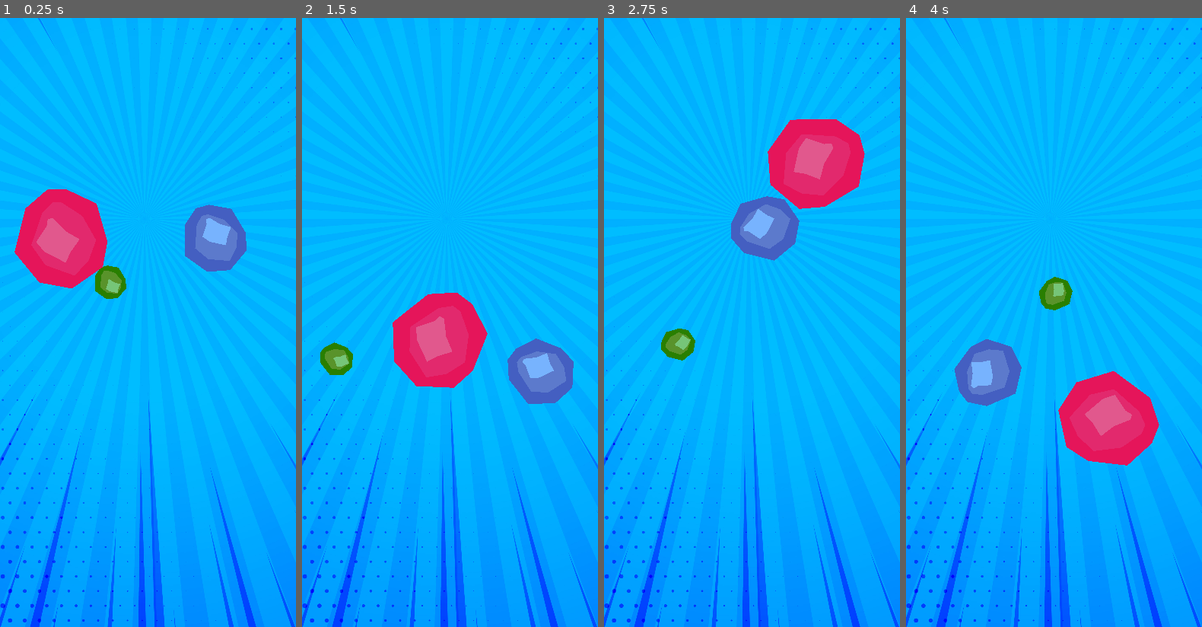
Above: before the commit, frames 1-4 (left to right).
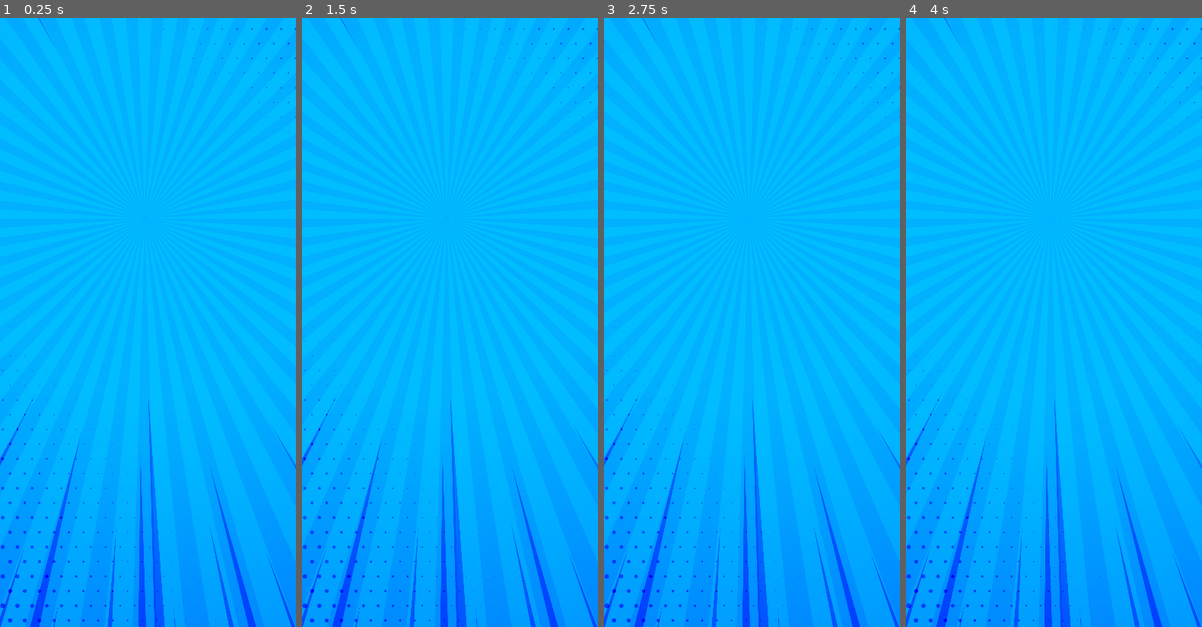
Above: after the commit, the same moments.

Repository: MrZak-dev/godot_3.1_jumping_balls
Game: Godot game, scene res://scenes/main_scene.tscn
The game is run twice, just before and just after one commit, with the same random seed, the same clock (stepped at 60 frames per second) and the same inputs.
Inputs:
- Up to frame 1 (0.25 s): no input
- Up to frame 2 (1.5 s): no input
- Up to frame 3 (2.75 s): no input
- Up to frame 4 (4 s): no input

The runs differ from the first frame. In frame 1, 6.1% of the frame differs, in the area x 4-84%, y 28-47%; in frame 2, 6.1%; in frame 3, 6.1%; in frame 4, 6.1%.

Commit message:
balls auto generating phase 1 (not working)

Diff:
--- a/scenes/main_scene.tscn
+++ b/scenes/main_scene.tscn
@@ -1,9 +1,7 @@
-[gd_scene load_steps=8 format=2]
+[gd_scene load_steps=6 format=2]
 
 [ext_resource path="res://assets/images/bg.jpg" type="Texture" id=1]
-[ext_resource path="res://scenes/Rocks/rock_blue.tscn" type="PackedScene" id=2]
-[ext_resource path="res://scenes/Rocks/rock_green.tscn" type="PackedScene" id=3]
-[ext_resource path="res://scenes/Rocks/rock_red.tscn" type="PackedScene" id=4]
+[ext_resource path="res://scenes/Rocks/rock_green.tscn" type="PackedScene" id=2]
 
 [sub_resource type="RectangleShape2D" id=1]
 extents = Vector2( 720, 1 )
@@ -72,7 +70,6 @@
 shape = SubResource( 1 )
 
 [node name="right_wall" type="StaticBody2D" parent="."]
-editor/display_folded = true
 collision_layer = 4
 collision_mask = 0
 __meta__ = {
@@ -82,6 +79,7 @@
 [node name="CollisionShape2D" type="CollisionShape2D" parent="right_wall"]
 position = Vector2( 1438.53, 1326.18 )
 shape = SubResource( 2 )
+one_way_collision_margin = 0.0
 
 [node name="left_wall" type="StaticBody2D" parent="."]
 editor/display_folded = true
@@ -109,13 +107,6 @@
 shape = SubResource( 1 )
 
 [node name="Rocks" type="Node2D" parent="."]
-editor/display_folded = true
 
-[node name="rock_blue" parent="Rocks" instance=ExtResource( 2 )]
-position = Vector2( 971.278, 814.63 )
-
-[node name="rock_green" parent="Rocks" instance=ExtResource( 3 )]
-position = Vector2( 586.736, 1017.25 )
-
-[node name="rock_red" parent="Rocks" instance=ExtResource( 4 )]
-position = Vector2( 219.752, 782.211 )
+[node name="rock_green" parent="Rocks" instance=ExtResource( 2 )]
+position = Vector2( 1710.5, 1724.95 )
--- a/scripts/Ball.gd
+++ b/scripts/Ball.gd
@@ -1,21 +1,49 @@
 extends KinematicBody2D
 
+#ball variables or rocks same physics.
 var GRAVITY = 55
 var ROTATION = 30
 var directions = [1 , -1]
 var sprite
 var raycast
-var velocity = Vector2(300, 1100)
+var velocity = Vector2(300, 1100) #300,1100
+
+#coming from void variables
+var game_width
+var ov_velocity = Vector2(400,0) #out view
+var ov_direction
+var ball_position
+var texture_dimensions
+
+
 func _ready():
 	raycast = $topRC
 	sprite  = $Sprite
 	velocity.x *= directions[randi() % 2 ]  # direction could be 1 or -1 for reverse
 	ROTATION *= directions[randi() % 2 ]
-	pass
+
+	#out view physics
+	game_width = ProjectSettings.get("display/window/size/width") #game width
+	texture_dimensions = (sprite.texture.get_width() * sprite.get_scale()) # real width
+
 func _physics_process(delta):
-	var collision_info = move_and_collide(velocity * delta)
-	if collision_info:
-		velocity = velocity.bounce(collision_info.normal)
-	if raycast.is_colliding():
-		velocity.y = min(velocity.y + GRAVITY , 1100)
-	sprite.rotation_degrees += ROTATION * delta ##ball rotation
+	ball_position = self.get_position() #position of the ball
+	if (ball_position.x + texture_dimensions.x ) <  0 : #if outside from the left
+		ov_direction = 1
+		move_and_collide(ov_velocity * ov_direction * delta)
+		print("left")
+	if ball_position.x  > game_width: #if outside from right
+		ov_direction = -1
+		move_and_collide(ov_velocity * ov_direction * delta)
+		print("right")
+	if ((ball_position.x > 0) and (ball_position.x   < game_width -50)) :
+		ov_velocity = Vector2(0,0)
+		print("im in")
+		var collision_info = move_and_collide(velocity * delta)
+		if collision_info:
+			velocity = velocity.bounce(collision_info.normal)
+		if raycast.is_colliding():
+			velocity.y = min(velocity.y + GRAVITY , 1100)
+		sprite.rotation_degrees += ROTATION * delta ##ball rotation
+	print(ball_position.x)
+	print(game_width)
